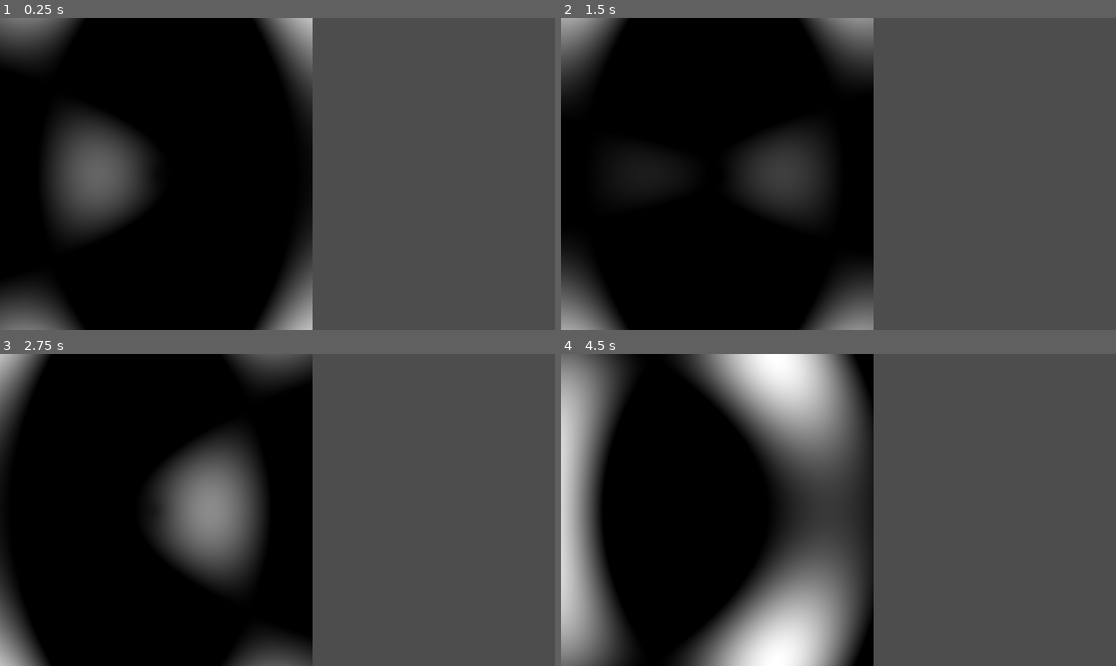
Above: before the commit, frames 1-4 (two rows, left to right).
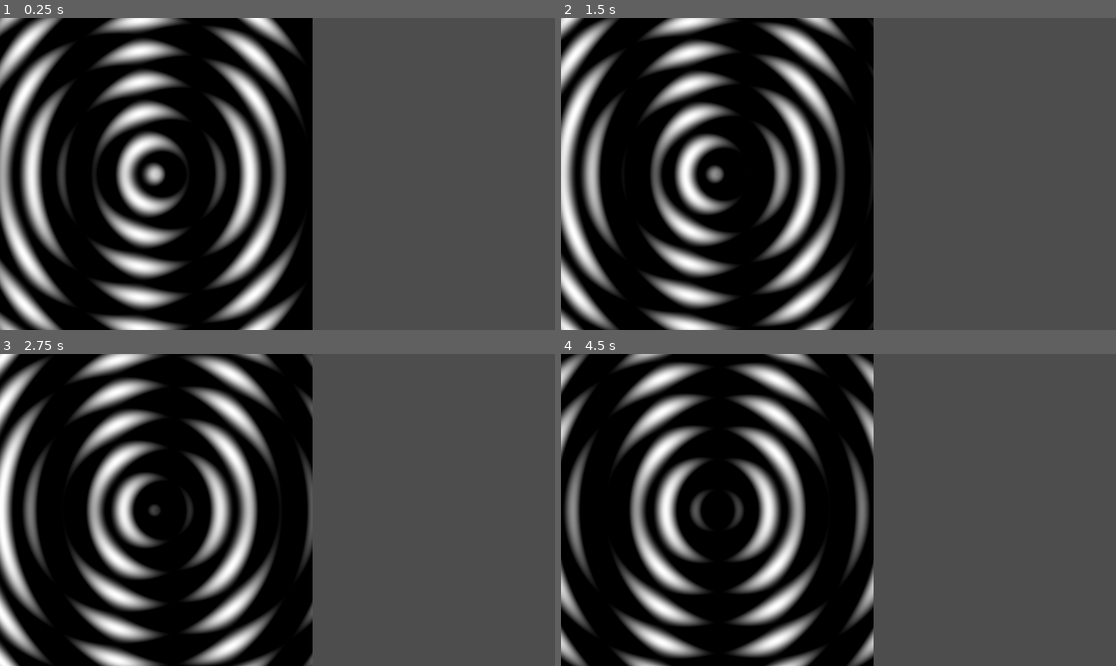
Above: after the commit, the same moments.

Repository: K2mies/Blasma-project
Game: Godot game, scene res://Scenes/Blasma03.tscn
The game is run twice, just before and just after one commit, with the same random seed, the same clock (stepped at 60 frames per second) and the same inputs. This scene is started directly instead of the project's main scene.
Inputs (mouse positions are in pixels of both pictures, inside the frame that each line leads up to):
- Up to frame 1 (0.25 s): no input
- Up to frame 2 (1.5 s): move the mouse to (960, 158) at 0.52 s; move the mouse to (727, 189) at 1.27 s
- Up to frame 3 (2.75 s): move the mouse to (333, 441) at 2.02 s
- Up to frame 4 (4.5 s): move the mouse to (810, 572) at 2.77 s; move the mouse to (1005, 556) at 3.52 s; move the mouse to (672, 463) at 4.27 s

The runs differ from the first frame. In frame 1, 31% of the frame differs, in the area x 0-57%, y 0-100%; in frame 2, 28%; in frame 3, 27%; in frame 4, 40%.

Commit message:
minor change

Diff:
--- a/Scenes/Blasma03.tscn
+++ b/Scenes/Blasma03.tscn
@@ -6,10 +6,10 @@
 shader = ExtResource("1_6etgm")
 shader_parameter/speed = 5.0
 shader_parameter/uv_scale = 20.0
+shader_parameter/direction = Vector2(0.75, 0)
+shader_parameter/scale = 11.42
 shader_parameter/value = 0.1
-shader_parameter/direction = Vector2(0.2, 0)
-shader_parameter/scale = 20.0
-shader_parameter/ring_density = 0.4
+shader_parameter/ring_density = 3.2
 shader_parameter/center_offset_x = 10.0
 shader_parameter/center_offset_y = 10.0
 
--- a/Shaders/Blasma03.gdshader
+++ b/Shaders/Blasma03.gdshader
@@ -8,9 +8,9 @@
 uniform float speed = 				5.f;
 uniform float uv_scale =			20.f;
 // ------------------------------------------------------------- stripe uniforms
-uniform float value =				.1f;
 uniform vec2 direction =			vec2(.2f, 0.f);
 uniform float scale = 				20.f;
+uniform float value =				.1f;
 // ------------------------------------------------------------- radial uniforms
 uniform float ring_density = 		.4f;
 uniform float center_offset_x =		10.f;				//to center, half uv_scale
@@ -29,8 +29,9 @@
 	vec2 pos =						vec2( x, y );
 	vec2 direction_v =				vec2( vx, vy );
 	float dot_product =				dot( direction_v, pos );
-	float gradient = dot_product * Length + phase;
-	gradient = gradient * value + value;
+	float gradient = 				dot_product * Length + phase;
+	gradient = 						gradient * value + value;
+
 	return sin( gradient );
 }
 
@@ -49,10 +50,10 @@
 	vec2 distance_vector =			pos - centre;
 
 	// 2. Calculate the magnitude of the distance vector (Math.sqrt(dx*dx + dy*dy))
-	float distance_from_centre = length( distance_vector );
+	float distance_from_centre =	length( distance_vector );
 
 	// 3. Apply scaling and phase shift
-	float gradient = distance_from_centre * diameter + phase;
+	float gradient = 				distance_from_centre * diameter + phase;
 
 	return sin( gradient );
 }
@@ -61,10 +62,10 @@
 	// ------------------------------------------------------------------- variables
 
 	// 1. Get scaled UV coordinates
-	vec2 uv_scaled = UV * uv_scale;
+	vec2 uv_scaled = 		UV * uv_scale;
 
 	// 2. Use TIME for animation
-	float current_phase = TIME * speed;
+	float current_phase =	TIME * speed;
 
 	// -------------------------------------------------------------- function calls
 	// 3. striped function call
@@ -87,7 +88,7 @@
 		current_phase
 	);
 
-	// ----------------------------------------------------------------- wave mixing
+	// ----------------------------------------------------------------- wave mixings
 	vec4 c1 = 	vec4(sin1, sin1, sin1, 1.f);
 	vec4 c2 = 	vec4(sin2, sin2, sin2, 1.f);
 	vec4 c =	mix(c1, c2, .5f);
